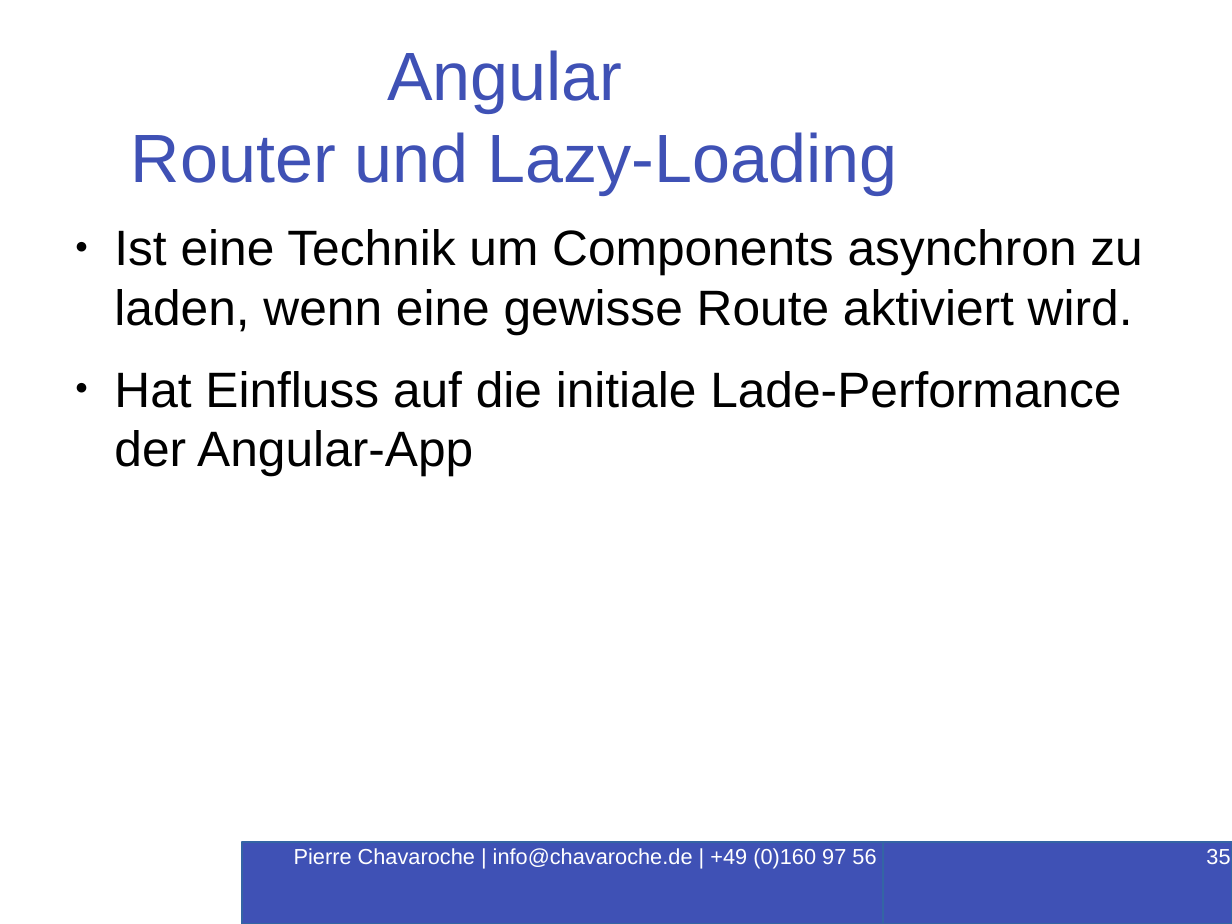
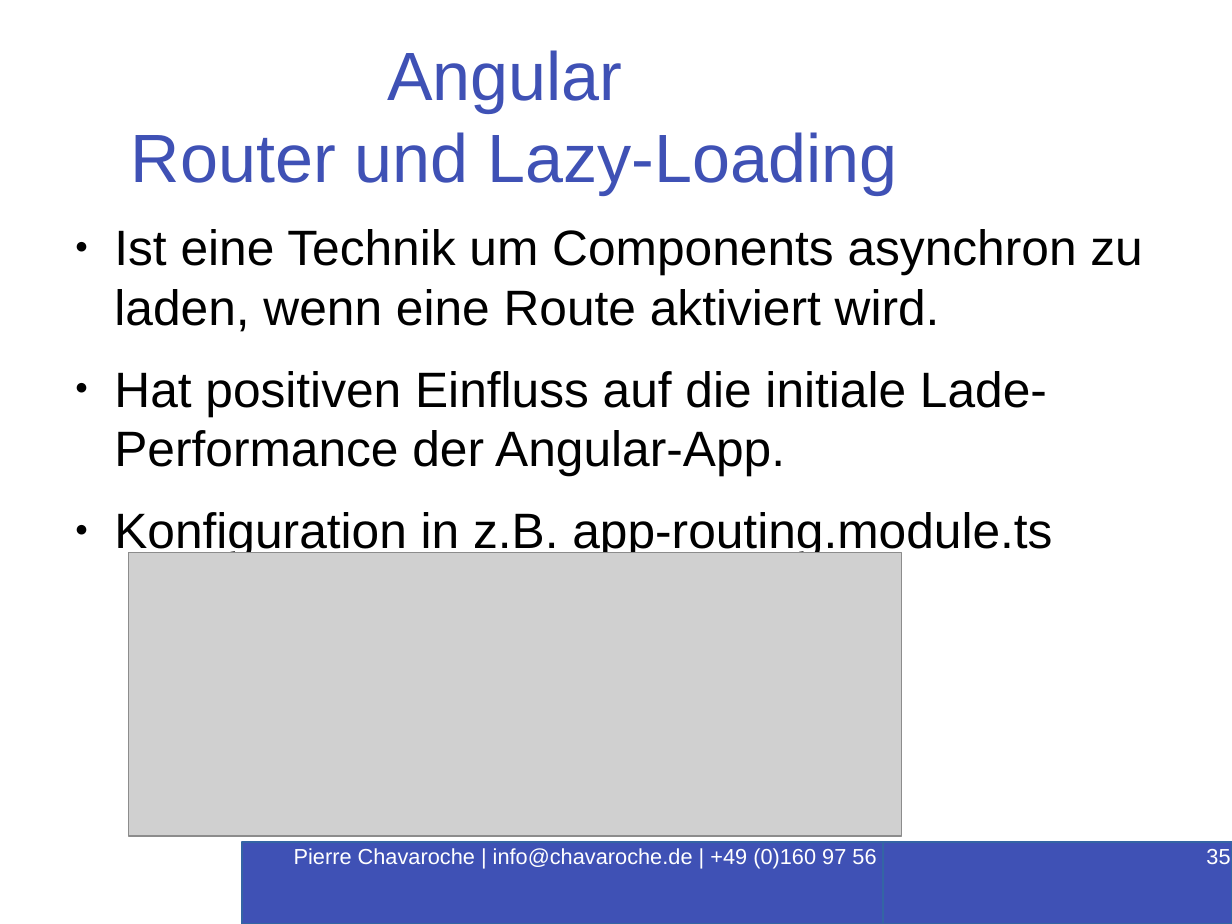
Before and after one commit to PierreChavaroche/workshop-presentation, a slide deck: slide 35 of Angular-RxJS.odp. Drawn at 1232x924 pixels with LibreOffice and Linux fonts; fonts in the diff are those of the drawing; grey boxes stand for pictures; background and template pictures are left out. Boxes give left, top, right and bottom in pixels: in the first picture for what was removed or moved away, otherwise in the second. Text is boxed around its words. In the diff, an @@ line names an element or a change of style, - is before the commit and + after.

```diff
--- a/Angular-RxJS.odp
+++ b/Angular-RxJS.odp
@@ text at (x1=114, y1=229, x2=1142, y2=557): text changed @@
-● Ist eine Technik um Components asynchron zu laden, wenn eine gewisse Route aktiviert wird.
-● Hat Einfluss auf die initiale Lade-Performance der Angular-App
+● Ist eine Technik um Components asynchron zu laden, wenn eine Route aktiviert wird.
+● Hat positiven Einfluss auf die initiale Lade-Performance der Angular-App.
+● Konfiguration in z.B. app-routing.module.ts
@@ picture added at (x1=129, y1=553, x2=902, y2=836) @@
```
Also in this commit, not shown: 4 other slides changed, 3 other files.
